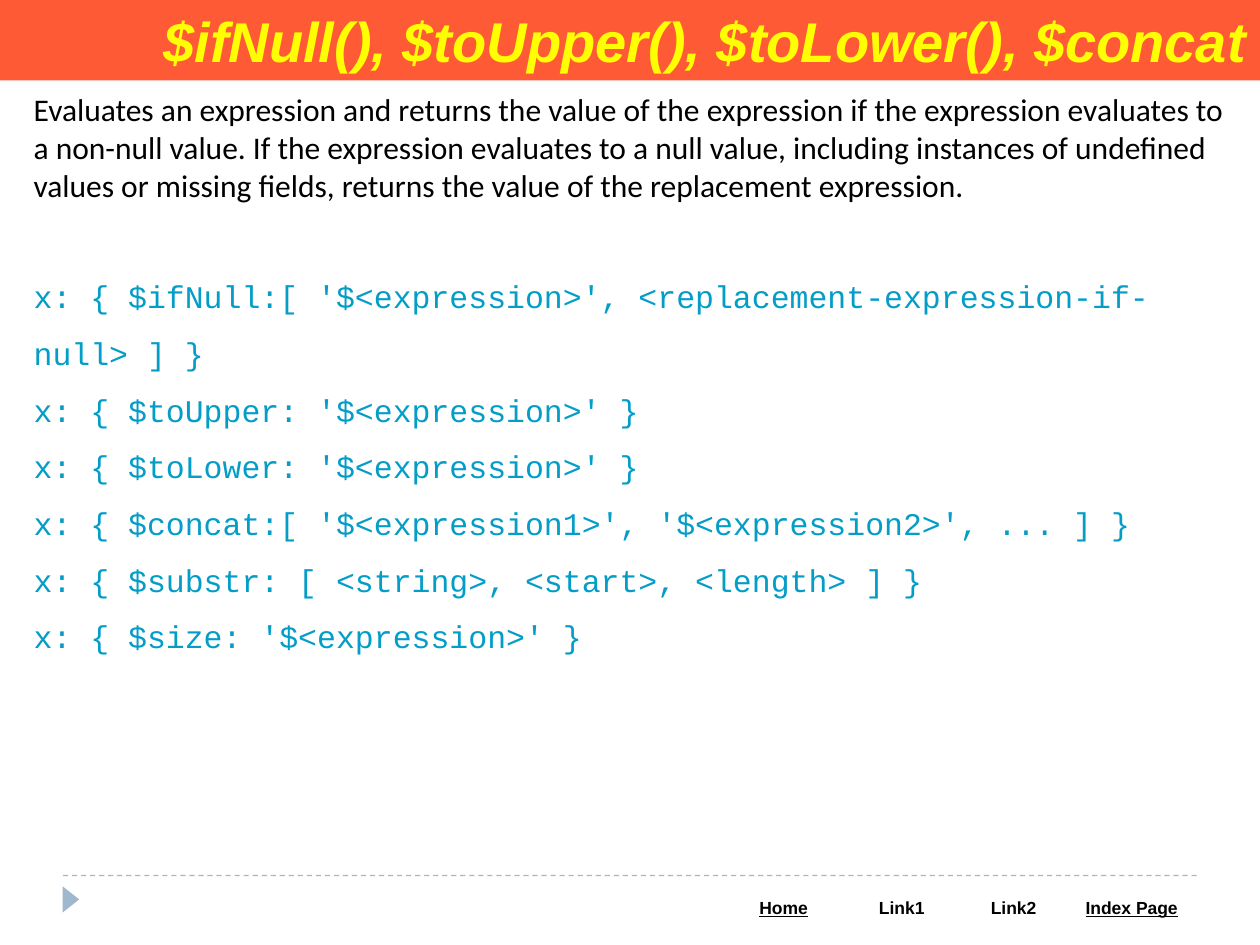
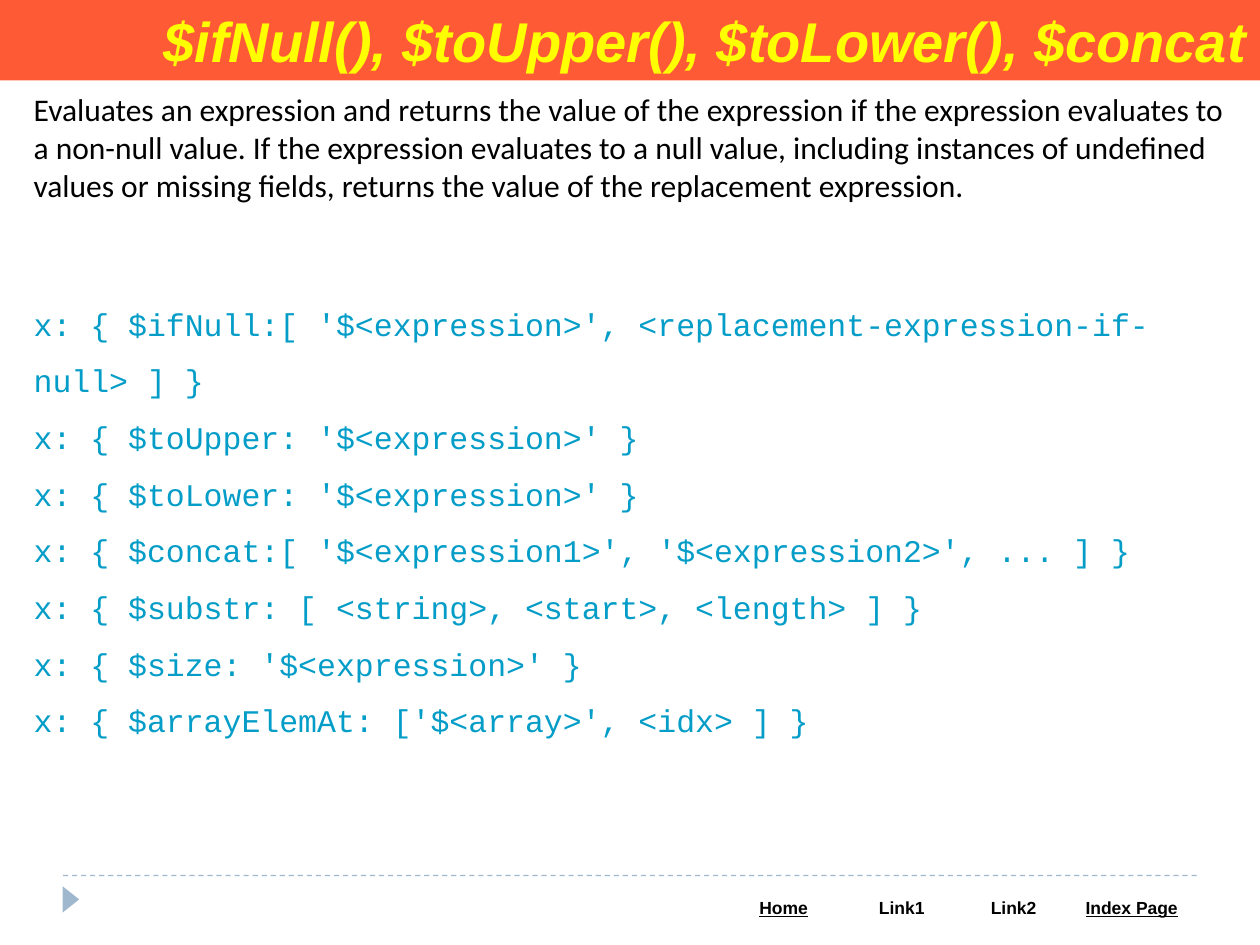
Before and after one commit to Saleel-Bagde/PPT-s, a slide deck: slide 102 of MongoDB PPT.pptx. Drawn at 1260x945 pixels with LibreOffice and Linux fonts; fonts in the diff are those of the drawing. Boxes give left, top, right and bottom in pixels: in the first picture for what was removed or moved away, otherwise in the second. Text is boxed around its words. In the diff, an @@ line names an element or a change of style, - is before the commit and + after.

```diff
--- a/MongoDB PPT.pptx
+++ b/MongoDB PPT.pptx
@@ text "x: { $ifNull:[ '$<expression>', <replacement-expression-if-n ...": place and size @@
-text "x: { $ifNull:[ '$<expression>', <replacement-expression-if-n ..." at (34, 285, 1148, 655)
+text "x: { $ifNull:[ '$<expression>', <replacement-expression-if-n ..." at (34, 313, 1148, 739)
@@ text at (34, 710, 733, 739): paragraph added @@
+x: { $arrayElemAt: ['$<array>', <idx> ] }
```
Also in this commit, not shown: 3 other slides changed.
